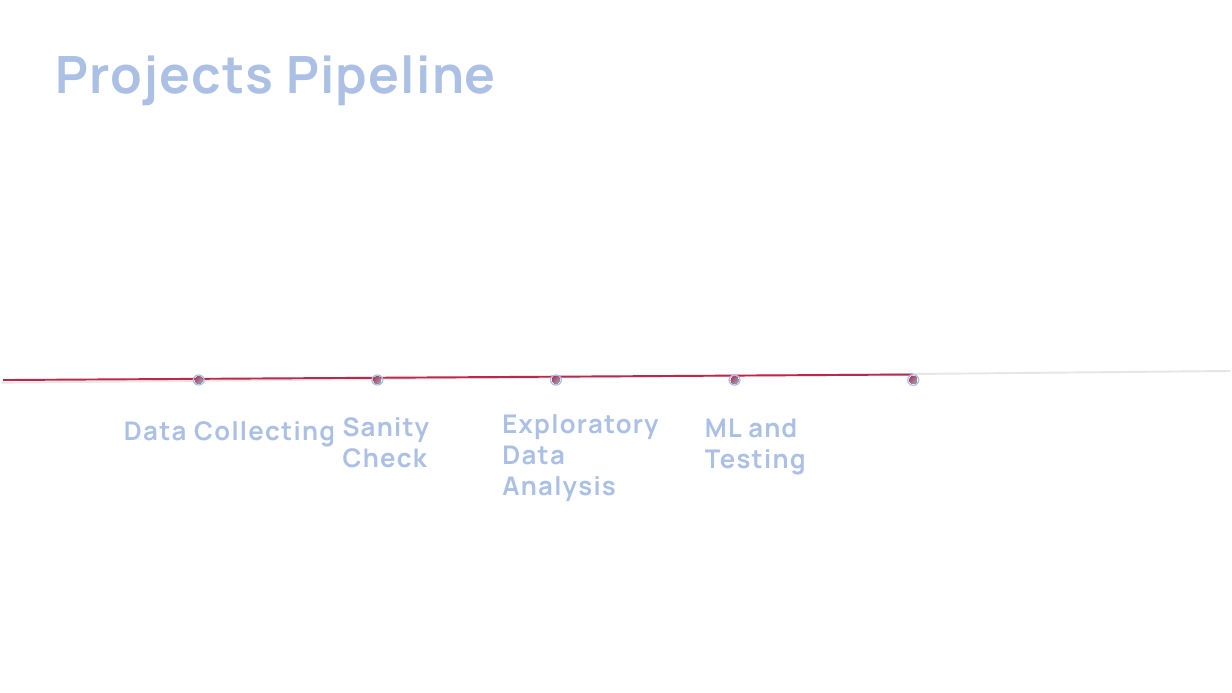
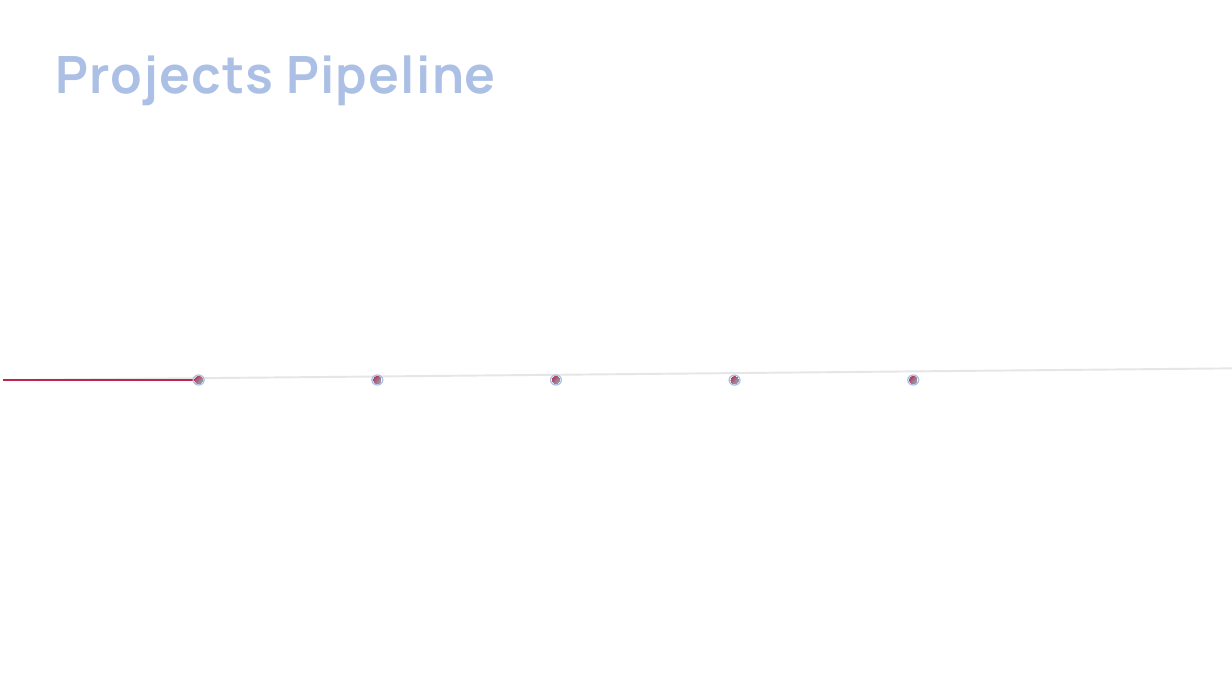
Before and after one commit to nguyenvuthientrang/BusinessAnalysis, a slide deck: slide 5 of Group8-BusinessAnalysis-CapstoneProject-Slides.pptx. Drawn at 1232x693 pixels with LibreOffice and Linux fonts; fonts in the diff are those of the drawing; background and template pictures are left out. Boxes give left, top, right and bottom in pixels: in the first picture for what was removed or moved away, otherwise in the second. Text is boxed around its words. In the diff, an @@ line names an element or a change of style, - is before the commit and + after.

```diff
--- a/Group8-BusinessAnalysis-CapstoneProject-Slides.pptx
+++ b/Group8-BusinessAnalysis-CapstoneProject-Slides.pptx
@@ line moved from (3, 380) - (913, 374) to (3, 380) - (195, 380) @@
@@ text removed at <box>343,417,429,467</box> @@
-Sanity Check
@@ text removed at <box>502,414,658,501</box> @@
-Exploratory Data Analysis
@@ text removed at <box>705,418,806,475</box> @@
-ML and Testing
@@ text removed at <box>124,421,335,447</box> @@
-Data Collecting
```
Also in this commit, not shown: 3 other slides changed, 1 slide removed.
